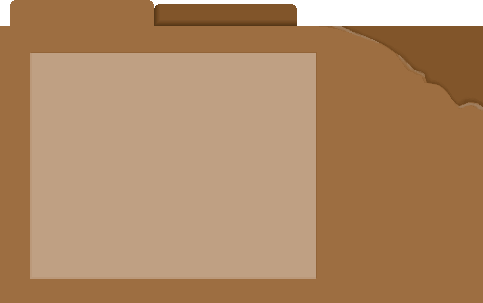
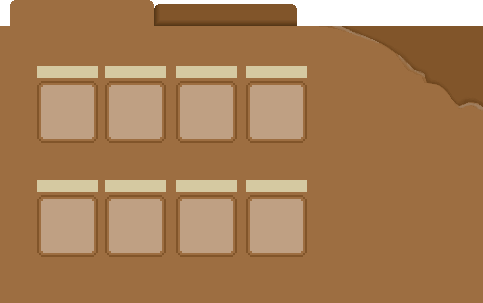
The second (483, 303) image is a revision of the first. Changes to its layers:
added group "cuadros" (1st of 2, in "Copy of Group 10") with 9 layers in group "Copy of Group 10" over [37, 180, 307, 257]
added layer "etiqueta" (1st of 8, in "Copy of Group 10" › "cuadros") in group "cuadros" over [246, 180, 307, 192]
added layer "etiqueta" (2nd of 8, in "Copy of Group 10" › "cuadros") in group "cuadros" over [176, 180, 237, 192]
added layer "etiqueta" (3rd of 8, in "Copy of Group 10" › "cuadros") in group "cuadros" over [105, 180, 166, 192]
added layer "etiqueta" (4th of 8, in "Copy of Group 10" › "cuadros") in group "cuadros" over [37, 180, 98, 192]
added layer "Capa 12" in group "cuadros" over [176, 195, 237, 257]
added layer "Capa 11" in group "cuadros" over [105, 195, 166, 257]
added layer "Capa 10" in group "cuadros" over [37, 195, 98, 257]
added layer "Capa 9" in group "cuadros" over [246, 195, 307, 257]
added group "cuadros" (2nd of 2, in "Copy of Group 10") with 9 layers in group "Copy of Group 10" over [37, 66, 307, 143]
added layer "etiqueta" (5th of 8, in "Copy of Group 10" › "cuadros") in group "cuadros" over [246, 66, 307, 78]
added layer "etiqueta" (6th of 8, in "Copy of Group 10" › "cuadros") in group "cuadros" over [176, 66, 237, 78]
added layer "etiqueta" (7th of 8, in "Copy of Group 10" › "cuadros") in group "cuadros" over [105, 66, 166, 78]
added layer "etiqueta" (8th of 8, in "Copy of Group 10" › "cuadros") in group "cuadros" over [37, 66, 98, 78]
added layer "Capa 8" in group "cuadros" over [176, 81, 237, 143]
added layer "Capa 7" in group "cuadros" over [105, 81, 166, 143]
added layer "Capa 6" in group "cuadros" over [37, 81, 98, 143]
added layer "Capa 4" in group "cuadros" over [246, 81, 307, 143]
hid "Paint Layer 9" over [30, 53, 316, 279]
painted on "Copy of Paint Layer 8" over [31, 52, 317, 278]
hid "Paint Layer 8", painted on it over [30, 52, 317, 279]